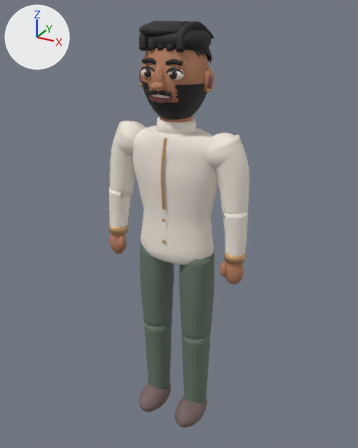
What one commit did to the glTF model models-source/harsh.glb.
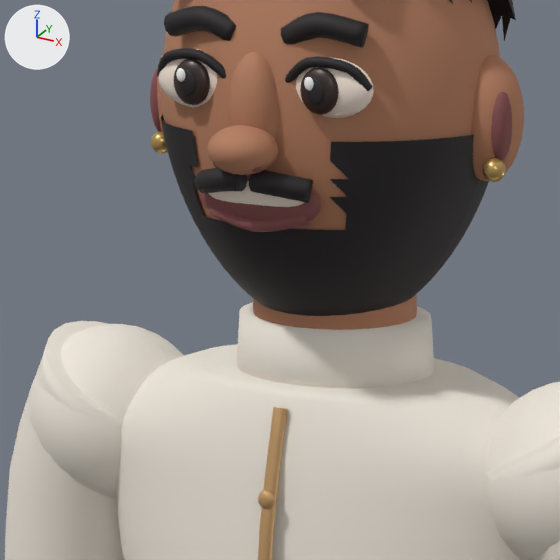
Each version is shown whole from a camera (50 mm lens) standing at (0.997, -1.789, 1.956) and looking at (-0.002, 0.028, 1.047), then close up on the part from 30% to 62% of the width and 13% to 38% of the height. Arrows for +X, +Y and +Z are at upper left; the lights stay in place. The first two pictures are the older version. Vertices at exactly the same position are counted once.

In view in the first close-up: 'Harsh_SkinnedMesh'.
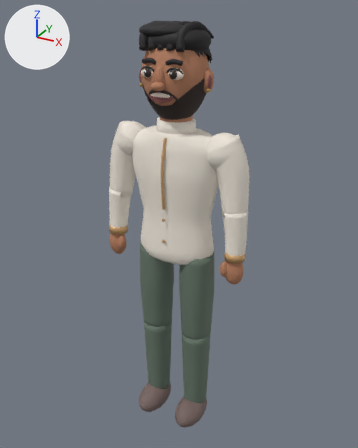
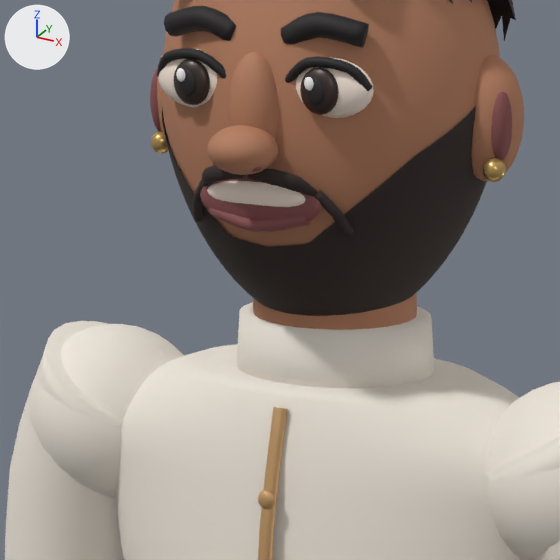
What the commit changed:
Material 'Harsh_Beard' (mat_harsh_beard) is new.
Its base color is (0.0343, 0.0232, 0.0203) (dark grey #342a27).
Its roughness is 0.9.
me_harsh_geometry is used by ob_harsh_skinnedmesh; location (0.0, 0.0, 0.0).
me_harsh_geometry had 20791 vertices, 40922 faces and spanned x -0.34..0.34, y -0.17..0.13, z 0.0..1.9.
me_harsh_geometry now has 23866 vertices, 46893 faces and spans x -0.34..0.34, y -0.17..0.13, z 0.0..1.9.
me_harsh_geometry part 1: 297 vertices moved from x -0.14..0.14, y -0.14..0.06, z 1.52..1.69 to x -0.14..0.14, y -0.14..0.04, z 1.52..1.71; 384 vertices removed from x -0.12..0.12, y -0.14..0.07, z 1.52..1.69; 3459 vertices added at x -0.14..0.14, y -0.14..0.04, z 1.52..1.73.
me_harsh_geometry part 2: 42 faces spanning x -0.12..0.08, y -0.14..0.04, z 1.52..1.66 switch from mat_harsh_hair (black #211d20) to mat_harsh_beard (dark grey #342a27).

Where the change shows, as pixel boxes [x1, y1, x2, y2] in the close-ups (560 x 560 px):
part 1 of me_harsh_geometry, cut back
    before: [161, 115, 489, 316]
    after: [162, 106, 487, 316]
part 2 of me_harsh_geometry, recoloured
    before: [266, 180, 366, 197]
    after: [270, 184, 362, 211]
